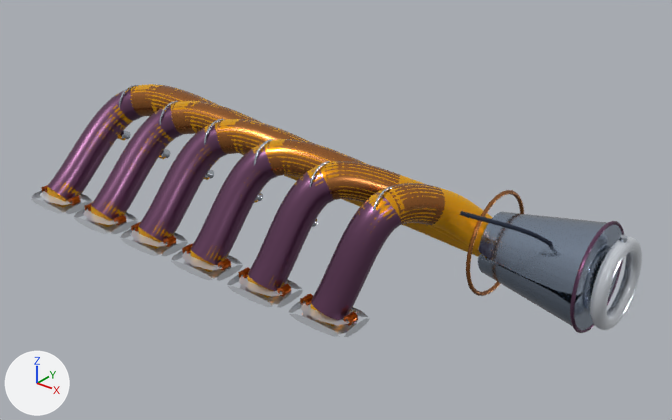
A saved change to the glTF model public/models/engines/v12/exhaust-header-left.glb.
The view is the same before and after, from a 50 mm lens placed at (0.828, -0.709, 0.59), pointed at (0.164, 0.121, 0.075). Arrows for +X, +Y and +Z are at lower left; the lights stay in place. The picture after the commit comes second. Where no turn or scale is listed for an object, it has been applied to the vertices.

The older version as bpy lines, for what is in view:
```python
ob_collector_face_tig_weld_bead_ring = bpy.data.objects.new('Collector_Face_TIG_Weld_Bead_Ring', me_mesh_73)
ob_collector_face_tig_weld_bead_ring.location = (0.372, 0.16, 0.08)
ob_collector_outlet_weld_bead_ring = bpy.data.objects.new('Collector_Outlet_Weld_Bead_Ring', me_mesh_74)
ob_collector_outlet_weld_bead_ring.location = (0.499, 0.16, 0.08)
ob_egt_thermocouple_probe_body_1 = bpy.data.objects.new('EGT_Thermocouple_Probe_Body_1', me_mesh_34)
ob_egt_thermocouple_probe_body_1.location = (-0.225, 0.094, 0.088)
ob_exhaust_port_flange_1 = bpy.data.objects.new('Exhaust_Port_Flange_1', me_mesh_0)
ob_exhaust_port_flange_1.location = (-0.25, 0.0, 0.012)
ob_exhaust_stud_copper_nut_1_1 = bpy.data.objects.new('Exhaust_Stud_Copper_Nut_1_1', me_mesh_3)
ob_exhaust_stud_copper_nut_1_1.location = (-0.282, 0.0, 0.02)
ob_high_velocity_merge_collector_cone = bpy.data.objects.new('High_Velocity_Merge_Collector_Cone', me_mesh_72)
ob_high_velocity_merge_collector_cone.location = (0.435, 0.16, 0.08)
# also in view: 'EGT_Compression_Ferrule_1' at (0.147, 0.098, 0.121)
```
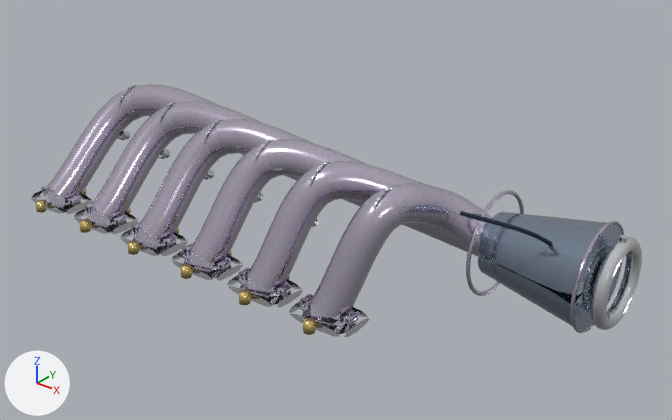
The change, as a diff of the scene's bpy script:
```diff
--- a/public/models/engines/v12/exhaust-header-left.glb.py
+++ b/public/models/engines/v12/exhaust-header-left.glb.py
@@ mat_inconel_625_heat_tinted_gold @@
 mat_inconel_625_heat_tinted_gold = principled_material('Inconel_625_Heat_Tinted_Gold')
-mat_inconel_625_heat_tinted_gold.base_color = (0.694, 0.184, 0.00182)  # orange #d97706
+mat_inconel_625_heat_tinted_gold.base_color = (0.68, 0.62, 0.78)  # pale blue #d7cee5
 mat_inconel_625_heat_tinted_gold.metallic = 0.92
@@ mat_inconel_625_heat_tinted_gold @@
 mat_inconel_625_heat_tinted_gold.coat_roughness = 0.08
-mat_inconel_625_heat_tinted_gold.sheen_weight = 1.0
-mat_inconel_625_heat_tinted_gold.sheen_roughness = 1.0
-mat_inconel_625_heat_tinted_gold.sheen_tint = (0.965, 0.521, 0.0176)  # yellow #fbbf24
@@ mat_pbr_cnc_milled_deck @@
+mat_pbr_cnc_milled_deck = principled_material('PBR_CNC_Milled_Deck')
+mat_pbr_cnc_milled_deck.base_color = (0.9, 0.92, 0.95)  # white #f3f6f9
+mat_pbr_cnc_milled_deck.metallic = 0.96
+mat_pbr_cnc_milled_deck.roughness = 0.1
+mat_pbr_cnc_milled_deck.coat_weight = 0.8
+mat_pbr_cnc_milled_deck.coat_roughness = 0.05
@@ mat_pbr_machined_brass_plug @@
+mat_pbr_machined_brass_plug = principled_material('PBR_Machined_Brass_Plug')
+mat_pbr_machined_brass_plug.base_color = (0.88, 0.66, 0.22)  # yellow #f1d481
+mat_pbr_machined_brass_plug.metallic = 0.92
+mat_pbr_machined_brass_plug.roughness = 0.2
+mat_pbr_machined_brass_plug.coat_weight = 0.4
+mat_pbr_machined_brass_plug.coat_roughness = 0.05
@@ me_mesh_0 @@
 me_mesh_0.from_pydata(...)  # 6240 vertices, 11952 faces; spans x -0.041..0.778, y -0.026..0.212, z -0.006..0.12
-me_mesh_0.materials.append(mat_machined_billet_surface)  # white #e2e8f0
+me_mesh_0.materials.append(mat_pbr_cnc_milled_deck)  # white #f3f6f9
@@ me_mesh_3 @@
 me_mesh_3.from_pydata(...)  # 2940 vertices, 4368 faces; spans x -0.006..0.57, y -0.006..0.006, z -0.006..0.007
-me_mesh_3.materials.append(mat_copper_exhaust_flange_nut)  # orange #b45309
+me_mesh_3.materials.append(mat_inconel_625_heat_tinted_gold)  # pale blue #d7cee5
@@ me_mesh_73 @@
 me_mesh_73.from_pydata(...)  # 5047 vertices, 9628 faces; spans x -0.585..0.002, y -0.106..0.064, z -0.064..0.088
-me_mesh_73.materials.append(mat_exhaust_heat_tint_straw_bronze_zone)  # brown #b0703c
+me_mesh_73.materials.append(mat_inconel_625_heat_tinted_gold)  # pale blue #d7cee5
@@ me_mesh_74 @@
 me_mesh_74.from_pydata(...)  # 5619 vertices, 10777 faces; spans x -0.771..0.002, y -0.181..0.064, z -0.076..0.079
-me_mesh_74.materials.append(mat_exhaust_heat_tint_purple_bronze_zone)  # purple #7d5474
+me_mesh_74.materials.append(mat_inconel_625_heat_tinted_gold)  # pale blue #d7cee5
@@ me_mesh_geo_exhaust_coppernuts @@
+me_mesh_geo_exhaust_coppernuts.from_pydata(...)  # 288 vertices, 528 faces; spans x -0.257..0.257, y -0.042..0.042, z 0.008..0.022
+me_mesh_geo_exhaust_coppernuts.materials.append(mat_pbr_machined_brass_plug)  # yellow #f1d481
@@ ob_geo_exhaust_coppernuts @@
+ob_geo_exhaust_coppernuts = bpy.data.objects.new('GEO_Exhaust_CopperNuts', me_mesh_geo_exhaust_coppernuts)
+ob_geo_exhaust_coppernuts.location = (0.0, 0.0, 0.0)
```

What differs and where, as boxes (x1, y1, x2, y2) in the pictures (672 x 420 px):
'Collector_Outlet_Weld_Bead_Ring', recoloured, surface changed (purple to pale blue): (48, 88, 624, 333) in both
'Collector_Face_TIG_Weld_Bead_Ring', recoloured, surface changed: (130, 84, 524, 296) in both
'Exhaust_Port_Flange_1', recoloured: (31, 190, 642, 337) in both
'EGT_Thermocouple_Probe_Body_1', recoloured, surface changed: (47, 84, 493, 326) in both
'GEO_Exhaust_CopperNuts', added: after (35, 188, 315, 335)
'Exhaust_Stud_Copper_Nut_1_1', recoloured, surface changed: (41, 185, 358, 326) in both
